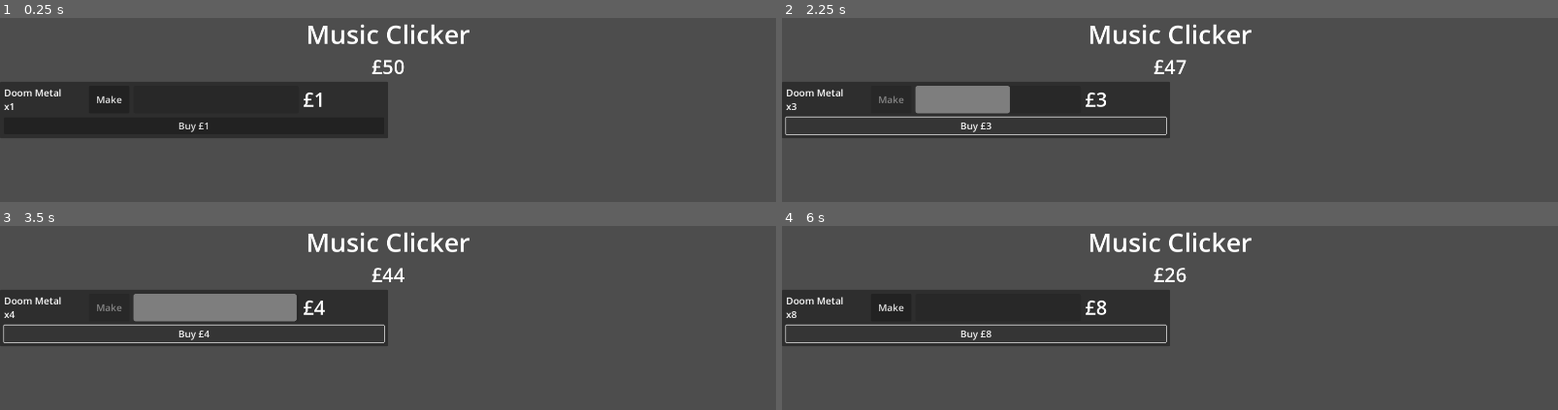
Above: before the commit, frames 1-4 (two rows, left to right).
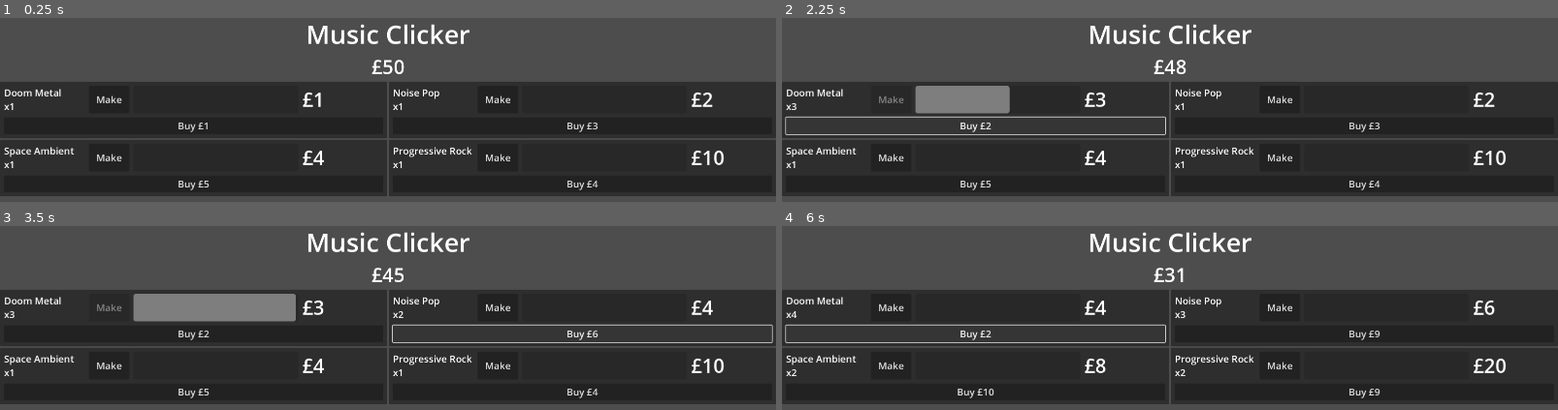
Above: after the commit, the same moments.

Repository: phrasmotica/music-clicker
Game: Godot game, scene res://game.tscn
Two runs of this game, one before a commit and one after it. Both use one fixed random seed, a clock stepped at 60 frames per second and the inputs below.
Inputs (mouse positions are in pixels of both pictures, inside the frame that each line leads up to):
- Up to frame 1 (0.25 s): no input
- Up to frame 2 (2.25 s): click "Make" at 0.5 s; click "Buy £1" at 1.25 s; click (976, 126) at 2 s, where only the run before the commit has a clickable "Buy £2"
- Up to frame 3 (3.5 s): click "Buy £3" at 2.75 s
- Up to frame 4 (6 s): click "Buy £4" at 3.5 s; click "Buy £5" at 4.25 s; click "Buy £6" at 5 s; click (976, 334) at 5.75 s, where only the run before the commit has a clickable "Buy £7"

The runs differ from the first frame. In frame 1, 45% of the frame differs, in the area x 0-100%, y 34-97%; in frame 2, 45%; in frame 3, 42%; in frame 4, 46%, in the area x 0-100%, y 22-97%.

Commit message:
Add three more product meters

Diff:
--- a/game.tscn
+++ b/game.tscn
@@ -1,10 +1,13 @@
-[gd_scene load_steps=6 format=3 uid="uid://bsho3man5rnyv"]
+[gd_scene load_steps=9 format=3 uid="uid://bsho3man5rnyv"]
 
 [ext_resource type="PackedScene" uid="uid://c1e4wtqckp844" path="res://scenes/score_manager.tscn" id="1_2j3m2"]
 [ext_resource type="PackedScene" uid="uid://bvhhta3af1hts" path="res://scenes/product_meter.tscn" id="1_wf504"]
 [ext_resource type="Script" path="res://scripts/ui_manager.gd" id="2_4huk1"]
 [ext_resource type="Script" path="res://scripts/product_router.gd" id="3_khcq3"]
 [ext_resource type="Resource" uid="uid://cr3tni3ss8vvs" path="res://resources/product_doom_metal.tres" id="4_2c385"]
+[ext_resource type="Resource" uid="uid://ceris41rue5kw" path="res://resources/product_noise_pop.tres" id="6_cfiti"]
+[ext_resource type="Resource" uid="uid://c6t4cqq3uv8oq" path="res://resources/product_space_ambient.tres" id="7_g6ou6"]
+[ext_resource type="Resource" uid="uid://fas0axhy8l1j" path="res://resources/product_progressive_rock.tres" id="8_0lh3h"]
 
 [node name="Game" type="Node2D"]
 
@@ -13,9 +16,12 @@
 
 [node name="ProductRouter" type="Node" parent="." node_paths=PackedStringArray("product_meters")]
 script = ExtResource("3_khcq3")
-product_meters = [NodePath("../UIManager/VBoxContainer/GridContainer/ProductMeter0")]
+product_meters = [NodePath("../UIManager/VBoxContainer/GridContainer/ProductMeter0"), NodePath("../UIManager/VBoxContainer/GridContainer/ProductMeter1"), NodePath("../UIManager/VBoxContainer/GridContainer/ProductMeter2"), NodePath("../UIManager/VBoxContainer/GridContainer/ProductMeter3")]
 amounts = {
-0: 1
+0: 1,
+1: 1,
+2: 1,
+3: 1
 }
 
 [node name="UIManager" type="Control" parent="."]
@@ -48,8 +54,24 @@
 
 [node name="ProductMeter0" parent="UIManager/VBoxContainer/GridContainer" instance=ExtResource("1_wf504")]
 layout_mode = 2
-size_flags_horizontal = 3
 product = ExtResource("4_2c385")
+cost_curve = 1
+
+[node name="ProductMeter1" parent="UIManager/VBoxContainer/GridContainer" instance=ExtResource("1_wf504")]
+layout_mode = 2
+product = ExtResource("6_cfiti")
+base_time_seconds = 6.0
+
+[node name="ProductMeter2" parent="UIManager/VBoxContainer/GridContainer" instance=ExtResource("1_wf504")]
+layout_mode = 2
+product = ExtResource("7_g6ou6")
+base_time_seconds = 9.0
+
+[node name="ProductMeter3" parent="UIManager/VBoxContainer/GridContainer" instance=ExtResource("1_wf504")]
+layout_mode = 2
+product = ExtResource("8_0lh3h")
+base_time_seconds = 15.0
+cost_curve = 2
 
 [connection signal="product_bought" from="ScoreManager" to="ProductRouter" method="_on_score_manager_product_bought"]
 [connection signal="score_changed" from="ScoreManager" to="UIManager" method="_on_score_manager_score_changed"]
--- /dev/null
+++ b/resources/product_noise_pop.tres
@@ -0,0 +1,10 @@
+[gd_resource type="Resource" script_class="Product" load_steps=2 format=3 uid="uid://ceris41rue5kw"]
+
+[ext_resource type="Script" path="res://scripts/product.gd" id="1_wls8x"]
+
+[resource]
+script = ExtResource("1_wls8x")
+id = 1
+product_name = "Noise Pop"
+base_reward = 2
+base_cost = 3
--- /dev/null
+++ b/resources/product_progressive_rock.tres
@@ -0,0 +1,10 @@
+[gd_resource type="Resource" script_class="Product" load_steps=2 format=3 uid="uid://fas0axhy8l1j"]
+
+[ext_resource type="Script" path="res://scripts/product.gd" id="1_ju1qr"]
+
+[resource]
+script = ExtResource("1_ju1qr")
+id = 3
+product_name = "Progressive Rock"
+base_reward = 10
+base_cost = 4
--- /dev/null
+++ b/resources/product_space_ambient.tres
@@ -0,0 +1,10 @@
+[gd_resource type="Resource" script_class="Product" load_steps=2 format=3 uid="uid://c6t4cqq3uv8oq"]
+
+[ext_resource type="Script" path="res://scripts/product.gd" id="1_sl1ie"]
+
+[resource]
+script = ExtResource("1_sl1ie")
+id = 2
+product_name = "Space Ambient"
+base_reward = 4
+base_cost = 5
--- a/scenes/product_meter.tscn
+++ b/scenes/product_meter.tscn
@@ -5,6 +5,7 @@
 [node name="ProductMeter" type="PanelContainer"]
 offset_right = 120.0
 offset_bottom = 23.0
+size_flags_horizontal = 3
 script = ExtResource("1_ynjkp")
 
 [node name="MarginContainer" type="MarginContainer" parent="."]
--- a/scripts/product_meter.gd
+++ b/scripts/product_meter.gd
@@ -12,7 +12,7 @@
 		update_reward_label()
 		update_buy_button()
 
-@export_range(1.0, 10.0)
+@export_range(1.0, 30.0)
 var base_time_seconds: float = 3.0
 
 @export
@@ -47,6 +47,9 @@
 
 func _ready():
 	update_name_label()
+	update_amount_label()
+	update_reward_label()
+	update_buy_button()
 
 	reset_progress()
 
